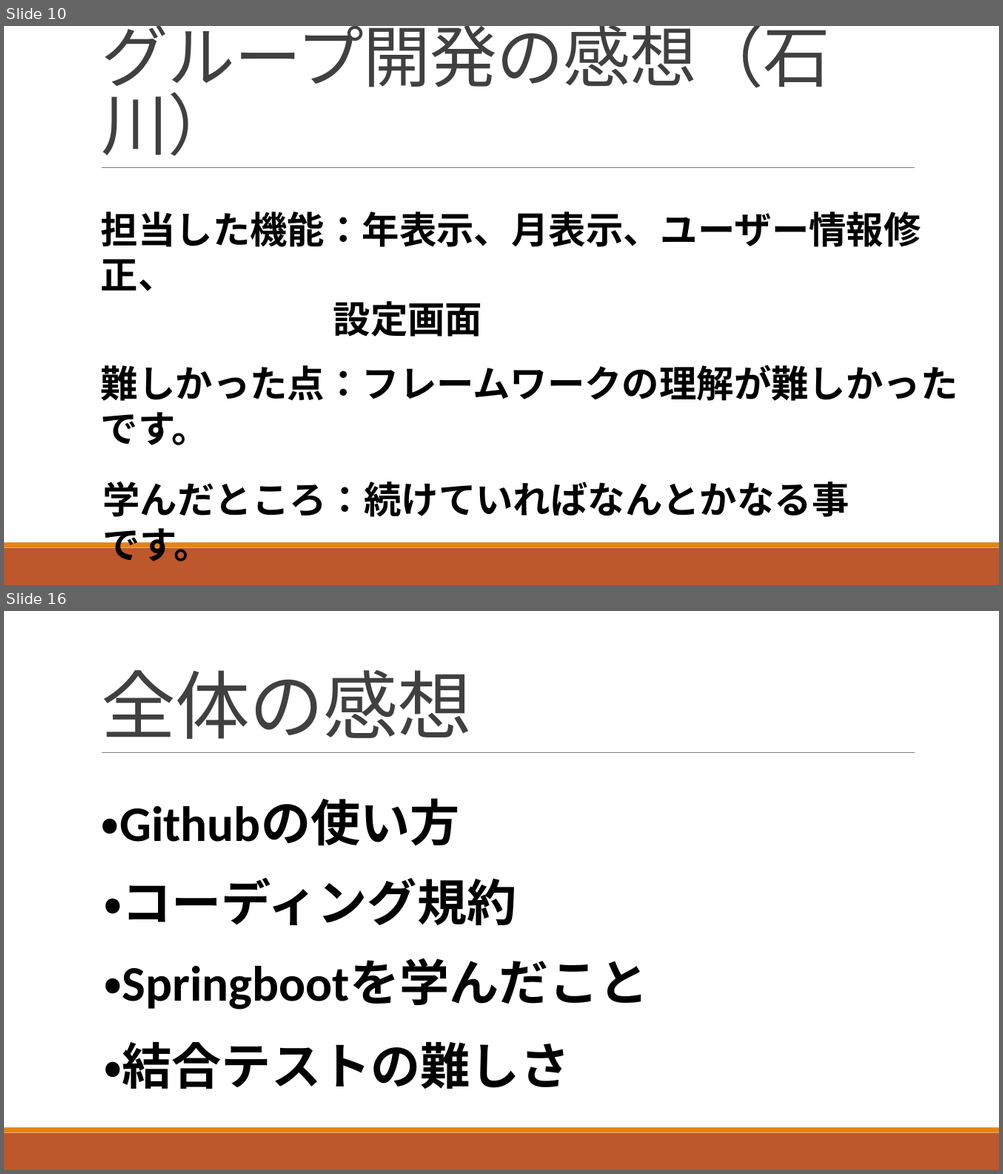
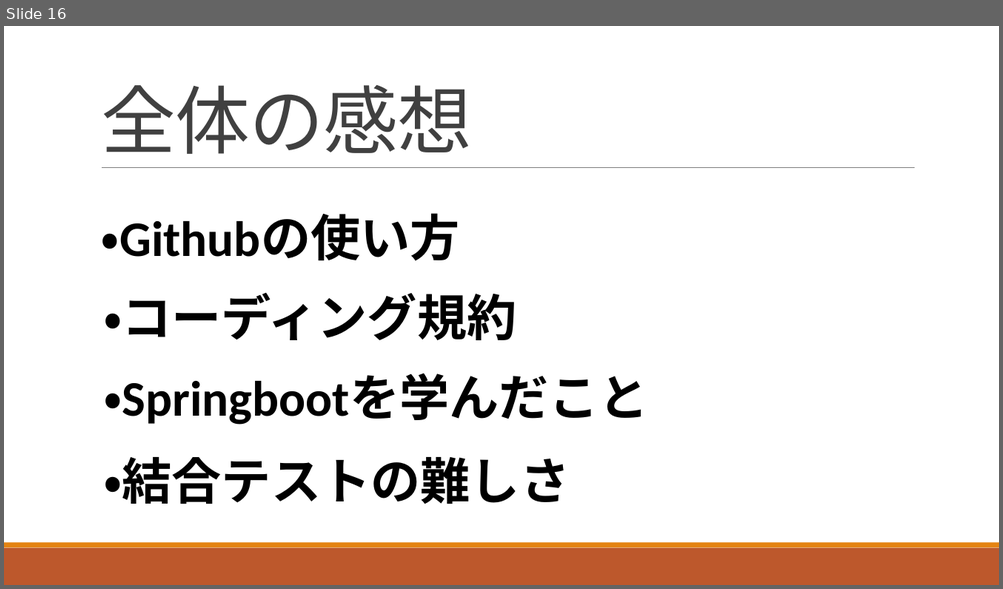
Before and after one commit to ShunjiYamamoto/groupA, a slide deck: 9.発表資料/グループ開発_Aグループ発表資料.pptx. Shown one above the other, each under a label of ours: slides 10 and 16 before the commit, slide 16 after it; the slides between them are not shown. The pictures are 1003x1174 and 1003x589 pixels, drawn with LibreOffice and Linux fonts; fonts in the diff are those of the drawing. Boxes give left, top, right and bottom in pixels: in the first picture for what was removed or moved away, otherwise in the second. Text is boxed around its words. In the diff, an @@ line names an element or a change of style, - is before the commit and + after.

Commit message:
資料修正

```diff
--- a/9.発表資料/グループ開発_Aグループ発表資料.pptx
+++ b/9.発表資料/グループ開発_Aグループ発表資料.pptx
@@ slide 10 removed at <box>4,26,999,585</box>, background #FFFFFF; not listed: 3 template elements that a slide beside it also shows @@
@@ title removed at <box>101,26,830,156</box> @@
-グループ開発の感想（石川）
@@ text removed at <box>101,212,921,337</box> @@
-担当した機能：年表示、月表示、ユーザー情報修正、
-設定画面
@@ text removed at <box>101,365,958,446</box> @@
-難しかった点：フレームワークの理解が難しかったです。
@@ text removed at <box>102,482,848,562</box> @@
-学んだところ：続けていればなんとかなる事です。
```
Also in this commit, not shown: 5 slides changed, 1 slide added.
